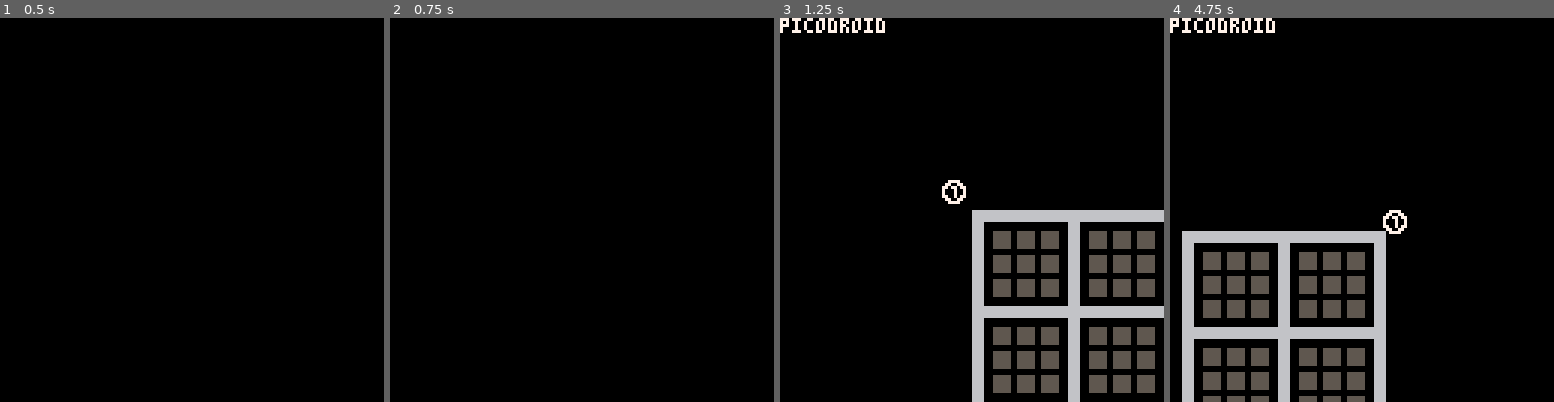
Above: before the commit, frames 1-4 (left to right).
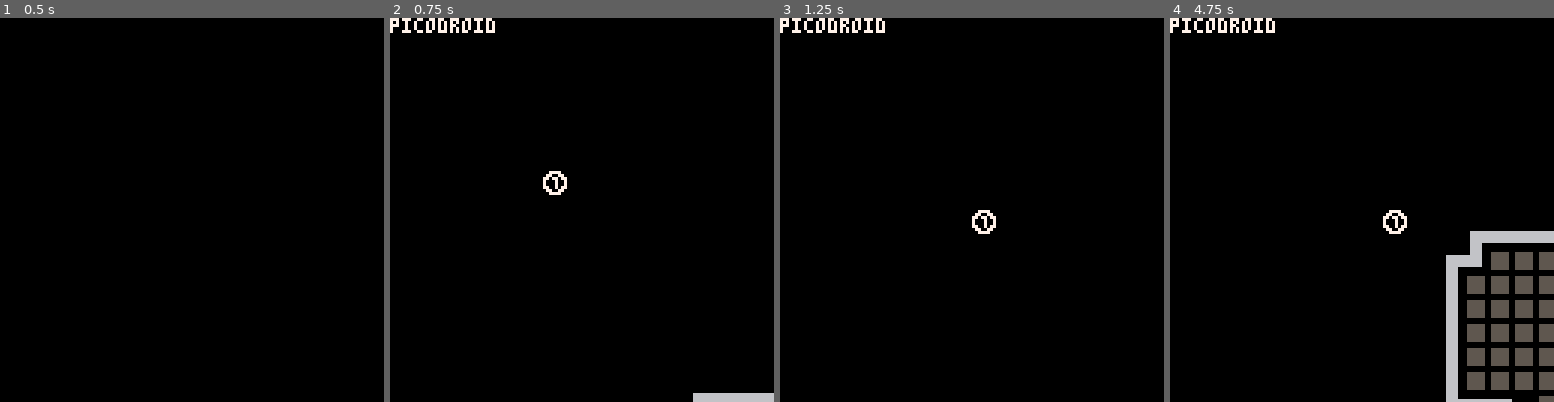
Above: after the commit, the same moments.

Repository: mslinklater/pico8
Game: PICO-8 cartridge carts/picodroid.p8
Two runs of this game, one before a commit and one after it. Both use one fixed random seed, a clock stepped at 60 frames per second and the inputs below.
Inputs:
- Up to frame 1 (0.5 s): tap X (X key) at 0.33 s
- Up to frame 2 (0.75 s): tap O (Z key) at 0.7 s
- Up to frame 3 (1.25 s): tap X (X key) at 1.07 s
- Up to frame 4 (4.75 s): hold Right 1.6-2.1 s; tap O (Z key) every 0.4 s from 1.7 to 4.5 s; tap X (X key) at 1.85, 2.97, 4.08 s; hold Up 2.15-2.42 s; hold Right 2.47-3.03 s; hold Left 3.08-3.58 s; hold Down 3.63-3.97 s; hold Right 4.02-4.68 s; hold Up from 4.73 s (still down)

Frame 1 is identical in both runs. In frame 2, 1.2% of the frame differs, in the area x 0-100%, y 0-100%; in frame 3, 14%; in frame 4, 21%, in the area x 3-100%, y 55-100%.

Commit message:
Added random floors for testing

Diff:
--- a/carts/picodroid.p8
+++ b/carts/picodroid.p8
@@ -23,10 +23,27 @@
 sprite_wall_cross = 18
 sprite_player_start = 19
 sprite_player = 21
+-- debug
 sprite_dbg_1=64
 sprite_dbg_2=65
 sprite_dbg_3=66
 sprite_dbg_4=67
+sprite_dbg_col1=127
+sprite_dbg_col2=126
+sprite_dbg_col3=125
+sprite_dbg_col4=124
+sprite_dbg_col5=123
+sprite_dbg_col6=122
+sprite_dbg_col7=121
+sprite_dbg_col8=120
+sprite_dbg_col9=119
+sprite_dbg_col10=118
+sprite_dbg_col11=117
+sprite_dbg_col12=116
+sprite_dbg_col13=115
+sprite_dbg_col14=114
+sprite_dbg_col15=113
+sprite_dbg_col16=112
 
 // ---------------------- input
 button_left = 0
@@ -53,18 +70,25 @@
 cell_clear=1
 cell_floor=2
 
+-- map zones
+map_main_xmin=0
+map_main_xmax=95
+map_main_ymin=0
+map_main_ymax=47
+map_main_yreflect=23
+
 -- wall building data
 wall_building_data = {
 {{2,3,6,7,64,66,96,99,102,192,195,198,224,231},sprite_wall_horizontal},
-{{8,9,16,20,24,29,40,41,61,144,148,184,188,189},sprite_wall_vertical},
+{{8,9,16,20,24,29,40,41,61,144,148,157,184,185,188,189},sprite_wall_vertical},
 {{4},sprite_wall_tr},
 {{128},sprite_wall_rb},
 {{32},sprite_wall_lb},
-{{1},sprite_wall_tl},
-{{39,131,160,163},sprite_wall_lrb},
-{{33,52,176},sprite_wall_tlb},
-{{5,193,197,228},sprite_wall_tlr},
-{{13,44,132},sprite_wall_trb},
+{{1,208},sprite_wall_tl},
+{{38,39,131,135,160,163,166},sprite_wall_lrb},
+{{21,33,52,145,176},sprite_wall_tlb},
+{{5,100,101,193,197,225,228},sprite_wall_tlr},
+{{13,44,132,137,168},sprite_wall_trb},
 {{36,37,129,133,161,164,165},sprite_wall_cross},
 }
 
@@ -114,8 +138,8 @@
 end
 
 function map_autogen_walls()
-	for column=1,127 do
-		for row=1,63 do
+	for column=map_main_xmin+1,map_main_xmax do
+		for row=map_main_ymin+1,map_main_ymax do
 			if mget(column,row)==sprite_clear then
 				val=0
 				if (map_get_cell_state(column-1,row-1)==cell_floor) val+=1
@@ -137,18 +161,32 @@
 	end
 end
 
+function map_set_player_to_start()
+
+end
+
 function build_map(map_num)
 	-- clear the map
-	map_set_area(0,0,127,63,sprite_clear)
+	map_set_area(map_main_xmin,map_main_ymin,map_main_xmax,map_main_ymax,sprite_clear)
 
 	map_data = maps[map_num]
-	for cell in all(map_data) do
-		cell_type=cell[1]
-		if cell_type==sprite_floor then
-			map_set_area(cell[2],cell[3],cell[4],cell[5],sprite_floor)
-		end
+--	for cell in all(map_data) do
+--		cell_type=cell[1]
+--		if cell_type==sprite_floor then
+--			map_set_area(cell[2],cell[3],cell[4],cell[5],sprite_floor)
+--			map_set_area(cell[2],map_main_ymax-cell[5],cell[4],map_main_ymax-cell[3],sprite_floor)
+--		end
+--	end
+	srand(0)
+	for i=1,40 do
+		top=rnd(20)+2
+		left=rnd(80)+2
+		height=rnd(6)
+		width=rnd(6)
+		map_set_area(left,top,left+width,top+height,sprite_floor)
 	end
 	map_autogen_walls()
+	map_set_player_to_start()
 end
 
 function _init()
@@ -201,10 +239,99 @@
 function _draw()
 	cls()
 	-- draw map
-	map(0,0,0,0,128,64)
+	map(0,0,map_main_xmin,map_main_ymin,map_main_xmax,map_main_ymax)
 	draw_player()
 	draw_debug()
 end
+…(89 lines of a section not shown)…
 
 
 
@@ -379,14 +506,35 @@
 0001010000000000000000000000000000020000000000000000000000000000000000000000000000000000000000000000000000000000000000000000000000000000000000000000000000000000000000000000000000000000000000000000000000000000000000000000000000000000000000000000000000000000
 0000000000000000000000000000000000000000000000000000000000000000000000000000000000000000000000000000000000000000000000000000000000000000000000000000000000000000000000000000000000000000000000000000000000000000000000000000000000000000000000000000000000000000
 __map__
-0000000000000000000805050505050b05090000000000000000000000000000000000000000000000000000000000000000000000000000000000000000000000000000000000000000000000000000000000000000000000000000000000000000000000000000000000000000000000000000000000000000000000000000
-0000000000000000000611111111140611060000000000000000000000000000000000000000000000000000000000000000000000000000000000000000000000000000000000000000000000000000000000000000000000000000000000000000000000000000000000000000000000000000000000000000000000000000
-0000000008050505050c11111108050a11060000000000000000000000000000000000000000000000000000000000000000000000000000000000000000000000000000000000000000000000000000000000000000000000000000000000000000000000000000000000000000000000000000000000000000000000000000
-0000000006111111110611111110111111060000000000000000000000000000000000000000000000000000000000000000000000000000000000000000000000000000000000000000000000000000000000000000000000000000000000000000000000000000000000000000000000000000000000000000000000000000
-0000000006111311111011111106111111060000000000000000000000000000000000000000000000000000000000000000000000000000000000000000000000000000000000000000000000000000000000000000000000000000000000000000000000000000000000000000000000000000000000000000000000000000
-0000000006111111110e050f050c111111060000000000000000000000000000000000000000000000000000000000000000000000000000000000000000000000000000000000000000000000000000000000000000000000000000000000000000000000000000000000000000000000000000000000000000000000000000
-0000000007050b0f050a11111106111111060000000000000000000000000000000000000000000000000000000000000000000000000000000000000000000000000000000000000000000000000000000000000000000000000000000000000000000000000000000000000000000000000000000000000000000000000000
-0000000000000611111111111106111111060000000000000000000000000000000000000000000000000000000000000000000000000000000000000000000000000000000000000000000000000000000000000000000000000000000000000000000000000000000000000000000000000000000000000000000000000000
-0000000000000611111111111110111111060000000000000000000000000000000000000000000000000000000000000000000000000000000000000000000000000000000000000000000000000000000000000000000000000000000000000000000000000000000000000000000000000000000000000000000000000000
-0000000000000611111111111106111111060000000000000000000000000000000000000000000000000000000000000000000000000000000000000000000000000000000000000000000000000000000000000000000000000000000000000000000000000000000000000000000000000000000000000000000000000000
-000000000000070505050505050d0505050a0000000000000000000000000000000000000000000000000000000000000000000000000000000000000000000000000000000000000000000000000000000000000000000000000000000000000000000000000000000000000000000000000000000000000000000000000000
+0000000000000000000805050505050b05090000000000000000000000000000000000000000000000000000000000000000000000000000000000000000000000000000000000000000000000000000000000000000000000000000000000007d7d7d7d7d7d7d7d7d7d7d7d7d7d7d7d7c7c7c7c7c7c7c7c7c7c7c7c7c7c7c7c
+0000000000000000000611111111140611060000000000000000000000000000000000000000000000000000000000000000000000000000000000000000000000000000000000000000000000000000000000000000000000000000000000007d7d7d7d7d7d7d7d7d7d7d7d7d7d7d7d7c7c7c7c7c7c7c7c7c7c7c7c7c7c7c7c
+0000000008050505050c11111108050a11060000000000000000000000000000000000000000000000000000000000000000000000000000000000000000000000000000000000000000000000000000000000000000000000000000000000007d7d7d7d7d7d7d7d7d7d7d7d7d7d7d7d7c7c7c7c7c7c7c7c7c7c7c7c7c7c7c7c
+0000000006111111110611111110111111060000000000000000000000000000000000000000000000000000000000000000000000000000000000000000000000000000000000000000000000000000000000000000000000000000000000007d7d7d7d7d7d7d7d7d7d7d7d7d7d7d7d7c7c7c7c7c7c7c7c7c7c7c7c7c7c7c7c
+0000000006111311111011111106111111060000000000000000000000000000000000000000000000000000000000000000000000000000000000000000000000000000000000000000000000000000000000000000000000000000000000007d7d7d7d7d7d7d7d7d7d7d7d7d7d7d7d7c7c7c7c7c7c7c7c7c7c7c7c7c7c7c7c
+0000000006111111110e050f050c111111060000000000000000000000000000000000000000000000000000000000000000000000000000000000000000000000000000000000000000000000000000000000000000000000000000000000007d7d7d7d7d7d7d7d7d7d7d7d7d7d7d7d7c7c7c7c7c7c7c7c7c7c7c7c7c7c7c7c
+0000000007050b0f050a11111106111111060000000000000000000000000000000000000000000000000000000000000000000000000000000000000000000000000000000000000000000000000000000000000000000000000000000000007d7d7d7d7d7d7d7d7d7d7d7d7d7d7d7d7c7c7c7c7c7c7c7c7c7c7c7c7c7c7c7c
+0000000000000611111111111106111111060000000000000000000000000000000000000000000000000000000000000000000000000000000000000000000000000000000000000000000000000000000000000000000000000000000000007d7d7d7d7d7d7d7d7d7d7d7d7d7d7d7d7c7c7c7c7c7c7c7c7c7c7c7c7c7c7c7c
+0000000000000611111111111110111111060000000000000000000000000000000000000000000000000000000000000000000000000000000000000000000000000000000000000000000000000000000000000000000000000000000000007d7d7d7d7d7d7d7d7d7d7d7d7d7d7d7d7c7c7c7c7c7c7c7c7c7c7c7c7c7c7c7c
+0000000000000611111111111106111111060000000000000000000000000000000000000000000000000000000000000000000000000000000000000000000000000000000000000000000000000000000000000000000000000000000000007d7d7d7d7d7d7d7d7d7d7d7d7d7d7d7d7c7c7c7c7c7c7c7c7c7c7c7c7c7c7c7c
+000000000000070505050505050d0505050a0000000000000000000000000000000000000000000000000000000000000000000000000000000000000000000000000000000000000000000000000000000000000000000000000000000000007d7d7d7d7d7d7d7d7d7d7d7d7d7d7d7d7c7c7c7c7c7c7c7c7c7c7c7c7c7c7c7c
+0000000000000000000000000000000000000000000000000000000000000000000000000000000000000000000000000000000000000000000000000000000000000000000000000000000000000000000000000000000000000000000000007d7d7d7d7d7d7d7d7d7d7d7d7d7d7d7d7c7c7c7c7c7c7c7c7c7c7c7c7c7c7c7c
+0000000000000000000000000000000000000000000000000000000000000000000000000000000000000000000000000000000000000000000000000000000000000000000000000000000000000000000000000000000000000000000000007d7d7d7d7d7d7d7d7d7d7d7d7d7d7d7d7c7c7c7c7c7c7c7c7c7c7c7c7c7c7c7c
+0000000000000000000000000000000000000000000000000000000000000000000000000000000000000000000000000000000000000000000000000000000000000000000000000000000000000000000000000000000000000000000000007d7d7d7d7d7d7d7d7d7d7d7d7d7d7d7d7c7c7c7c7c7c7c7c7c7c7c7c7c7c7c7c
+0000000000000000000000000000000000000000000000000000000000000000000000000000000000000000000000000000000000000000000000000000000000000000000000000000000000000000000000000000000000000000000000007d7d7d7d7d7d7d7d7d7d7d7d7d7d7d7d7c7c7c7c7c7c7c7c7c7c7c7c7c7c7c7c
+0000000000000000000000000000000000000000000000000000000000000000000000000000000000000000000000000000000000000000000000000000000000000000000000000000000000000000000000000000000000000000000000007d7d7d7d7d7d7d7d7d7d7d7d7d7d7d7d7c7c7c7c7c7c7c7c7c7c7c7c7c7c7c7c
+0000000000000000000000000000000000000000000000000000000000000000000000000000000000000000000000000000000000000000000000000000000000000000000000000000000000000000000000000000000000000000000000007b7b7b7b7b7b7b7b7b7b7b7b7b7b7b7b7a7a7a7a7a7a7a7a7a7a7a7a7a7a7a7a
+0000000000000000000000000000000000000000000000000000000000000000000000000000000000000000000000000000000000000000000000000000000000000000000000000000000000000000000000000000000000000000000000007b7b7b7b7b7b7b7b7b7b7b7b7b7b7b7b7a7a7a7a7a7a7a7a7a7a7a7a7a7a7a7a
+00000000000000000000000000000000000000000000000000000000000000000000000000000000000000000000000000000000000000000000000000000000000000000000000000000000000000000000000000000000000000000000007f7b7b7b7b7b7b7b7b7b7b7b7b7b7b7b7b7a7a7a7a7a7a7a7a7a7a7a7a7a7a7a7a
+00000000000000000000000000000000000000000000000000000000000000000000000000000000000000000000000000000000000000000000000000000000000000000000000000000000000000000000000000000000000000000000007f7b7b7b7b7b7b7b7b7b7b7b7b7b7b7b7b7a7a7a7a7a7a7a7a7a7a7a7a7a7a7a7a
+0000000000000000000000000000000000000000000000000000000000000000000000000000000000000000000000000000000000000000000000000000000000000000000000000000000000000000000000000000000000000000000000007b7b7b7b7b7b7b7b7b7b7b7b7b7b7b7b7a7a7a7a7a7a7a7a7a7a7a7a7a7a7a7a
+0000000000000000000000000000000000000000000000000000000000000000000000000000000000000000000000000000000000000000000000000000000000000000000000000000000000000000000000000000000000000000000000007b7b7b7b7b7b7b7b7b7b7b7b7b7b7b7b7a7a7a7a7a7a7a7a7a7a7a7a7a7a7a7a
+0000000000000000000000000000000000000000000000000000000000000000000000000000000000000000000000000000000000000000000000000000000000000000000000000000000000000000000000000000000000000000000000007b7b7b7b7b7b7b7b7b7b7b7b7b7b7b7b7a7a7a7a7a7a7a7a7a7a7a7a7a7a7a7a
+0000000000000000000000000000000000000000000000000000000000000000000000000000000000000000000000000000000000000000000000000000000000000000000000000000000000000000000000000000000000000000000000007b7b7b7b7b7b7b7b7b7b7b7b7b7b7b7b7a7a7a7a7a7a7a7a7a7a7a7a7a7a7a7a
+0000000000000000000000000000000000000000000000000000000000000000000000000000000000000000000000000000000000000000000000000000000000000000000000000000000000000000000000000000000000000000000000007b7b7b7b7b7b7b7b7b7b7b7b7b7b7b7b7a7a7a7a7a7a7a7a7a7a7a7a7a7a7a7a
+0000000000000000000000000000000000000000000000000000000000000000000000000000000000000000000000000000000000000000000000000000000000000000000000000000000000000000000000000000000000000000000000007b7b7b7b7b7b7b7b7b7b7b7b7b7b7b7b7a7a7a7a7a7a7a7a7a7a7a7a7a7a7a7a
+0000000000000000000000000000000000000000000000000000000000000000000000000000000000000000000000000000000000000000000000000000000000000000000000000000000000000000000000000000000000000000000000007b7b7b7b7b7b7b7b7b7b7b7b7b7b7b7b7a7a7a7a7a7a7a7a7a7a7a7a7a7a7a7a
+0000000000000000000000000000000000000000000000000000000000000000000000000000000000000000000000000000000000000000000000000000000000000000000000000000000000000000000000000000000000000000000000007b7b7b7b7b7b7b7b7b7b7b7b7b7b7b7b7a7a7a7a7a7a7a7a7a7a7a7a7a7a7a7a
+0000000000000000000000000000000000000000000000000000000000000000000000000000000000000000000000000000000000000000000000000000000000000000000000000000000000000000000000000000000000000000000000007b7b7b7b7b7b7b7b7b7b7b7b7b7b7b7b7a7a7a7a7a7a7a7a7a7a7a7a7a7a7a7a
+0000000000000000000000000000000000000000000000000000000000000000000000000000000000000000000000000000000000000000000000000000000000000000000000000000000000000000000000000000000000000000000000007b7b7b7b7b7b7b7b7b7b7b7b7b7b7b7b7a7a7a7a7a7a7a7a7a7a7a7a7a7a7a7a
+0000000000000000000000000000000000000000000000000000000000000000000000000000000000000000000000000000000000000000000000000000000000000000000000000000000000000000000000000000000000000000000000007b7b7b7b7b7b7b7b7b7b7b7b7b7b7b7b7a7a7a7a7a7a7a7a7a7a7a7a7a7a7a7a
+0000000000000000000000000000000000000000000000000000000000000000000000000000000000000000000000000000000000000000000000000000000000000000000000000000000000000000000000000000000000000000000000007b7b7b7b7b7b7b7b7b7b7b7b7b7b7b7b7a7a7a7a7a7a7a7a7a7a7a7a7a7a7a7a
Not shown, changed: 178 lines of the sprite sheet (__gfx__) section of carts/picodroid.p8
